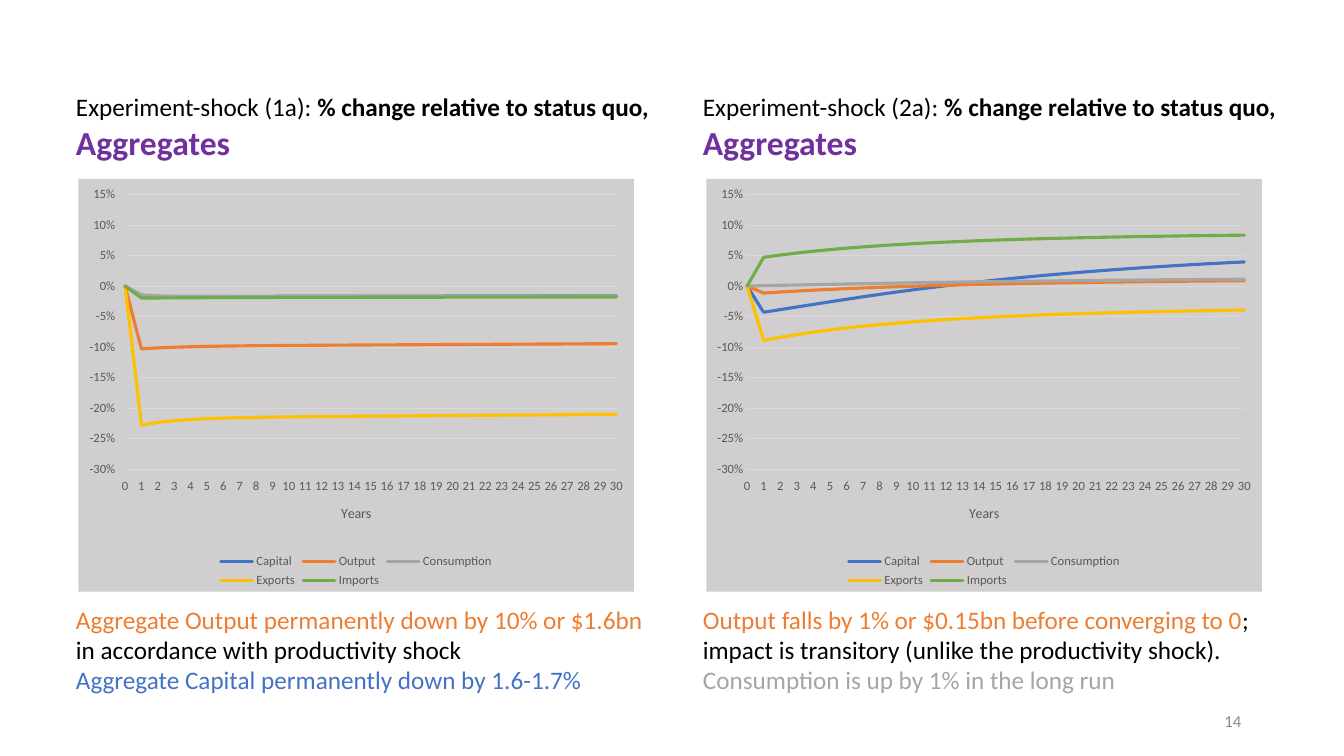
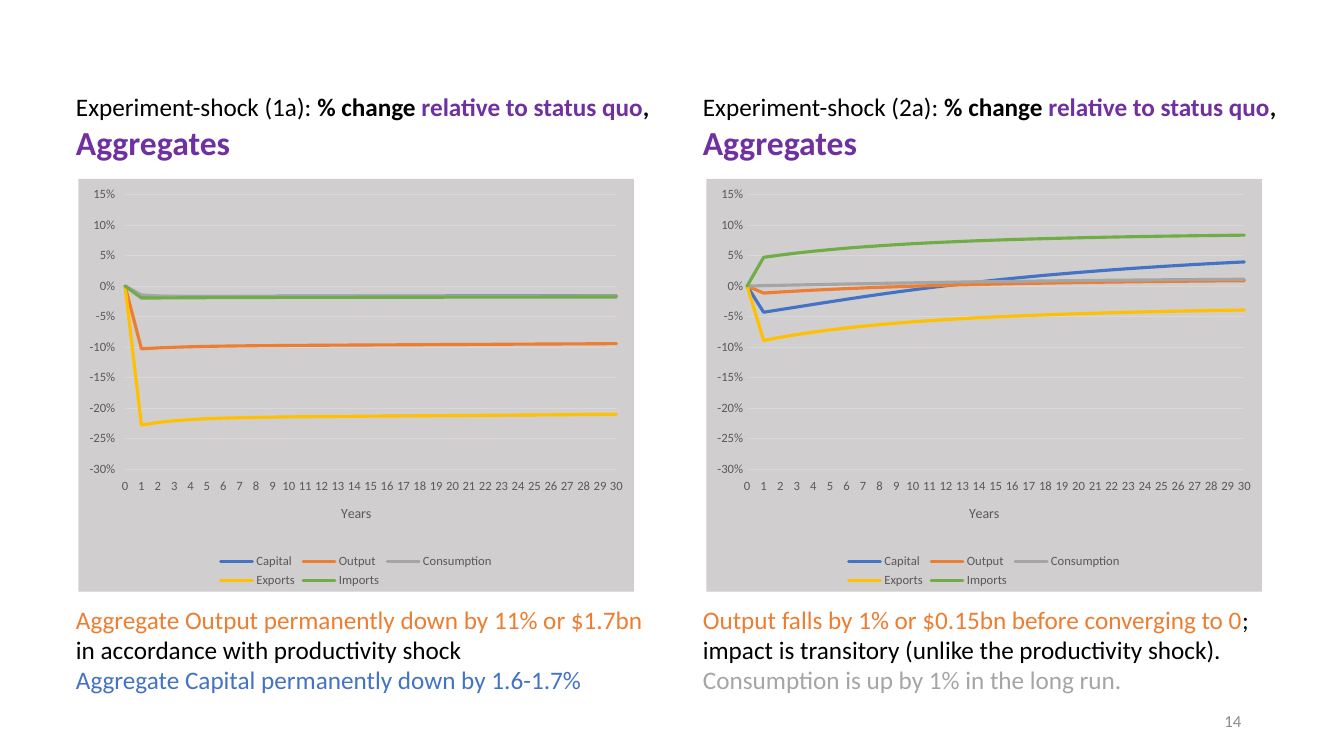
Before and after one commit to patrickocal/gladstone, a slide deck: slide 14 of powerpoint/glad-slides.pptx. Drawn at 1344x756 pixels with LibreOffice and Linux fonts; fonts in the diff are those of the drawing. Boxes give left, top, right and bottom in pixels: in the first picture for what was removed or moved away, otherwise in the second. Text is boxed around its words. In the diff, an @@ line names an element or a change of style, - is before the commit and + after.

```diff
--- a/powerpoint/glad-slides.pptx
+++ b/powerpoint/glad-slides.pptx
@@ text at (x1=76, y1=97, x2=649, y2=121): text colour #000000 to #7030A0 in "relative to status quo," @@
@@ text at (x1=703, y1=97, x2=1276, y2=121): text colour #000000 to #7030A0 in "relative to status quo," @@
@@ text at (x1=76, y1=611, x2=642, y2=634): text changed @@
-Aggregate Output permanently down by 10% or $1.6bn
+Aggregate Output permanently down by 11% or $1.7bn
@@ text at (x1=703, y1=671, x2=1122, y2=693): text changed @@
-Consumption is up by 1% in the long run
+Consumption is up by 1% in the long run.
```
Also in this commit, not shown: 3 other slides changed, 1 other file.
